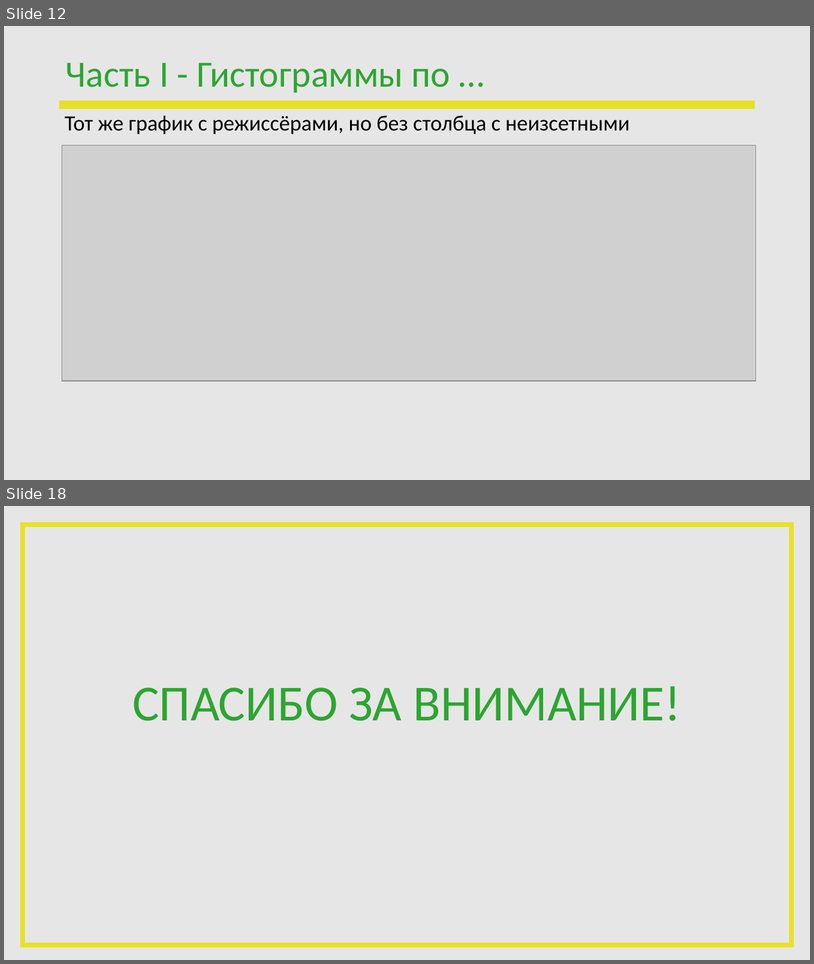
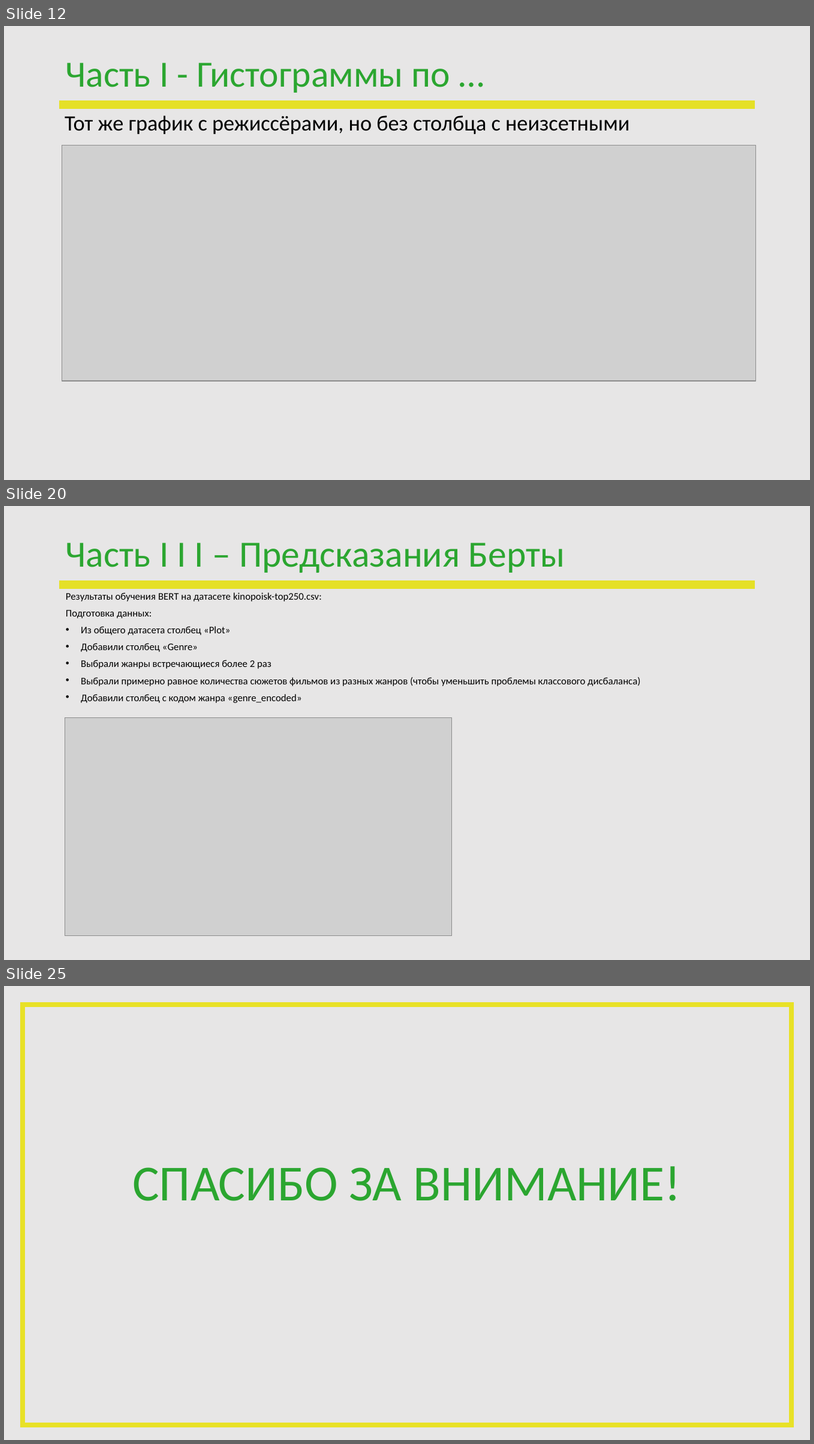
Before and after one commit to PavelVNovikov/DS_april_2022, a slide deck: Diplom/ПЕРЕЗАПУСК_DS_Novikov.pptx. Shown one above the other, each under a label of ours: slides 12 and 18 before the commit, slides 12, 20 and 25 after it; the slides between them are not shown. The pictures are 814x964 and 814x1444 pixels, drawn with LibreOffice and Linux fonts; fonts in the diff are those of the drawing; grey boxes stand for pictures; background and template pictures are left out. Boxes give left, top, right and bottom in pixels: in the first picture for what was removed or moved away, otherwise in the second. Text is boxed around its words. In the diff, an @@ line names an element or a change of style, - is before the commit and + after.

```diff
--- a/Diplom/ПЕРЕЗАПУСК_DS_Novikov.pptx
+++ b/Diplom/ПЕРЕЗАПУСК_DS_Novikov.pptx
@@ slide 20 added at box(4, 506, 810, 960), background #E7E6E6; not listed: 1 template element that a slide beside it also shows @@
@@ title added at box(65, 543, 565, 573), 44 pt, text #2BA630 @@
+Часть I I I – Предсказания Берты
@@ text added at box(66, 592, 641, 703), 12 pt, text #000000 @@
+Результаты обучения BERT на датасете kinopoisk-top250.csv:
+Подготовка данных:
+• Из общего датасета столбец «Plot»
+• Добавили столбец «Genre»
+• Выбрали жанры встречающиеся более 2 раз
+• Выбрали примерно равное количества сюжетов фильмов из разных жанров (чтобы уменьшить проблемы классового дисбаланса)
+• Добавили столбец с кодом жанра «genre_encoded»
@@ picture added at box(65, 718, 452, 936) @@
@@ what was slide 18 is now slide 25 @@
```
Also in this commit, not shown: 2 slides changed, 9 other slides added, 3 slides removed.
